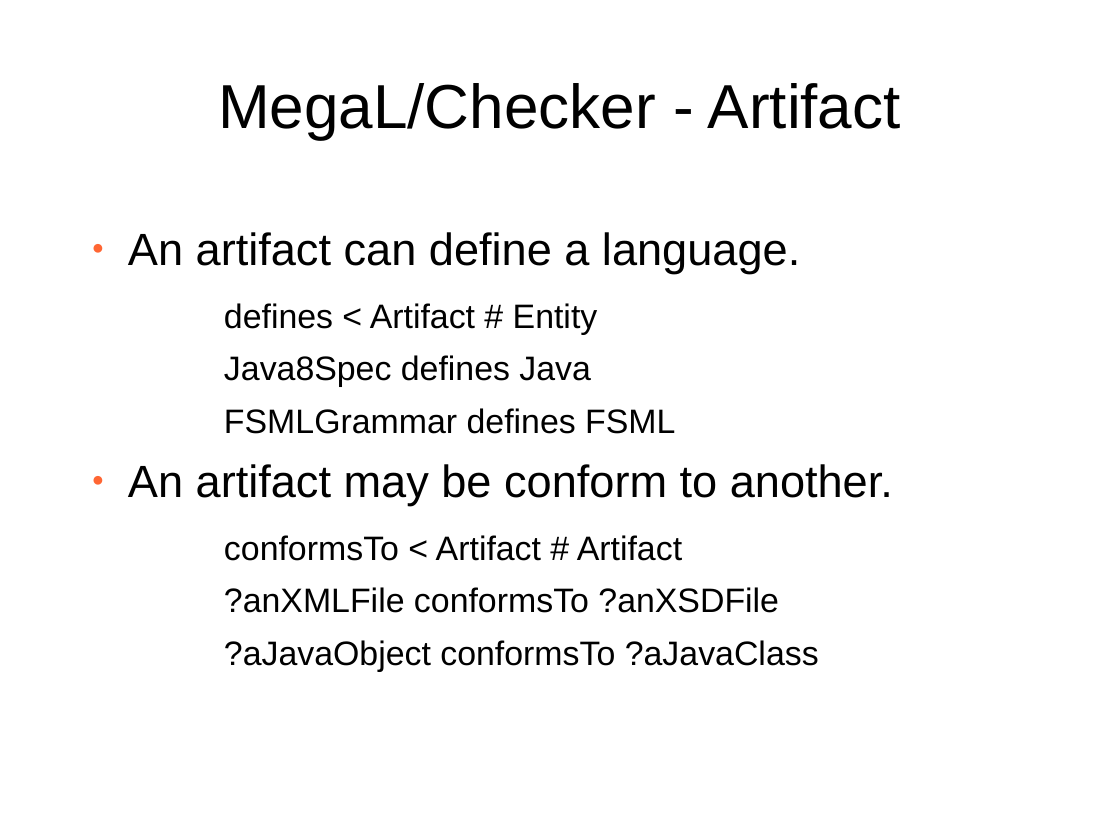
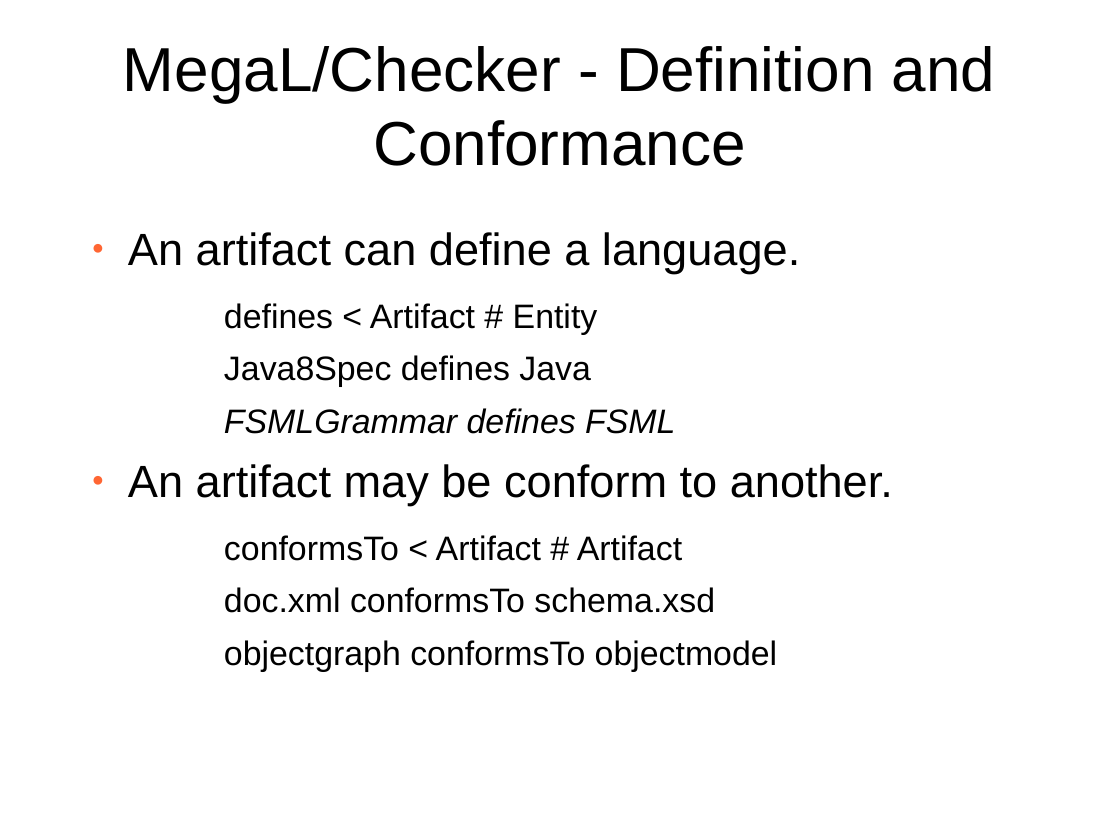
Before and after one commit to softlang/megalib, a slide deck: slide 13 of docs/LanguageDescription.odp (slide 12 before the commit). Drawn at 1120x840 pixels with LibreOffice and Linux fonts; fonts in the diff are those of the drawing; background and template pictures are left out. Boxes give left, top, right and bottom in pixels: in the first picture for what was removed or moved away, otherwise in the second. Text is boxed around its words. In the diff, an @@ line names an element or a change of style, - is before the commit and + after.

```diff
--- a/docs/LanguageDescription.odp
+++ b/docs/LanguageDescription.odp
@@ title at (123, 46, 996, 166): text changed @@
-MegaL/Checker - Artifact
+MegaL/Checker - Definition and Conformance
@@ text at (224, 408, 675, 434): italic on in "FSMLGrammar defines FSML" @@
@@ text at (224, 587, 778, 672): text changed @@
-    − ?anXMLFile conformsTo ?anXSDFile
-    − ?aJavaObject conformsTo ?aJavaClass
+    − doc.xml conformsTo schema.xsd
+    − objectgraph conformsTo objectmodel
```
Also in this commit, not shown: 12 other slides changed, 9 slides added, 4 slides removed, 1 other file.
